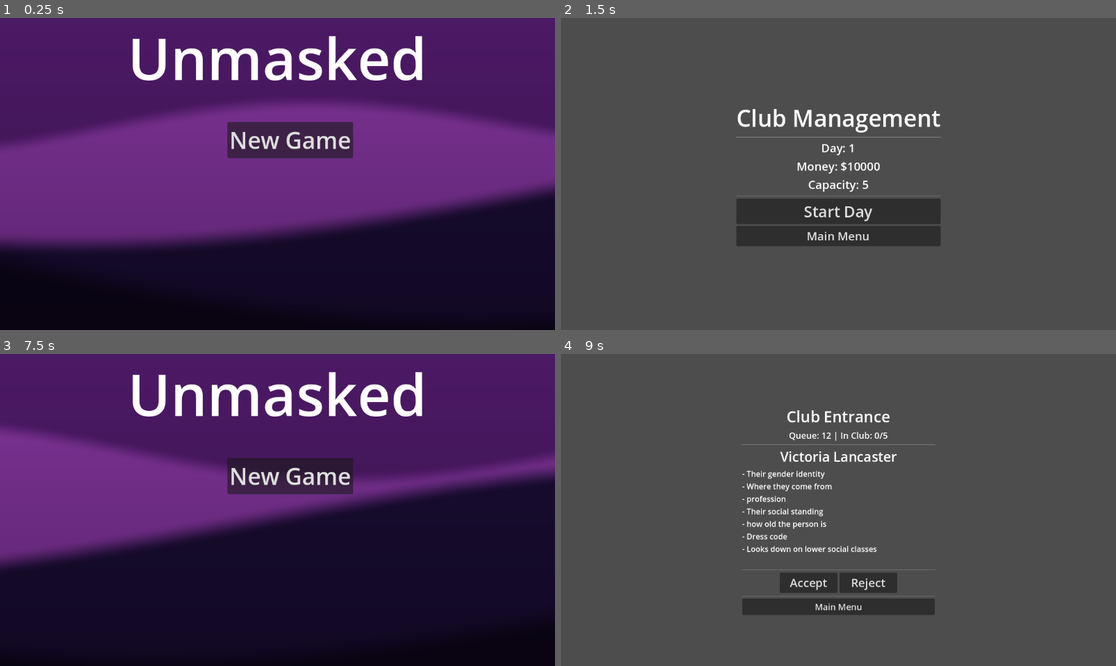
Above: before the commit, frames 1-4 (two rows, left to right).
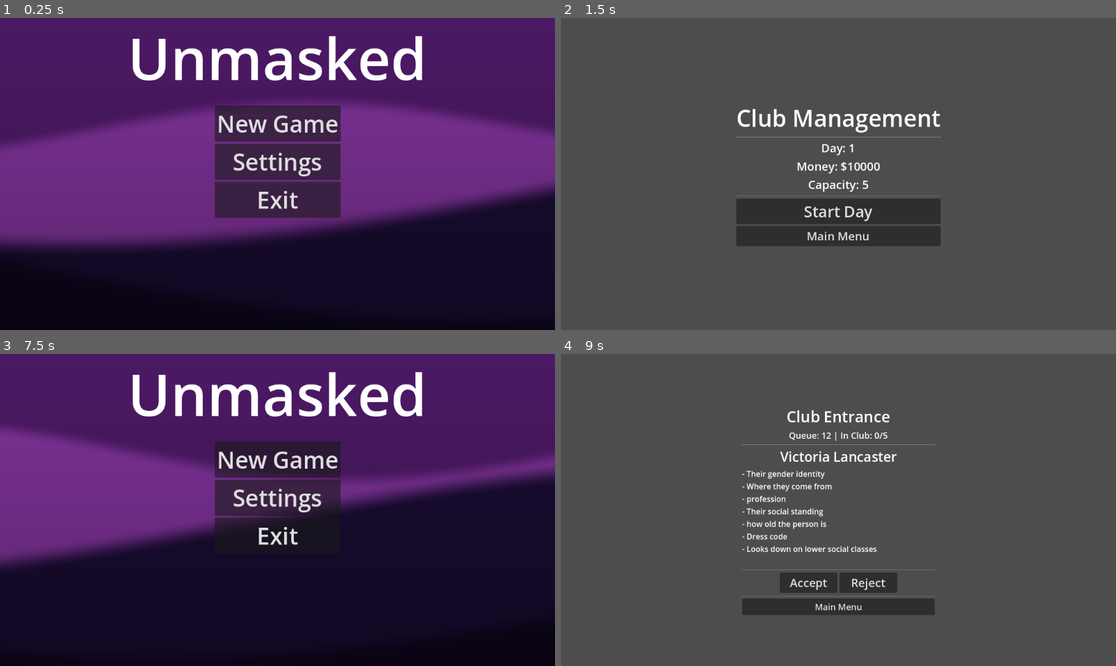
Above: after the commit, the same moments.

Repository: nunu-ai/ggj-2026-unmasked
Game: Godot game, scene res://scenes/main_menu.tscn
Two runs of this game, one before a commit and one after it. Both use one fixed random seed, a clock stepped at 60 frames per second and the inputs below.
Inputs (mouse positions are in pixels of both pictures, inside the frame that each line leads up to):
- Up to frame 1 (0.25 s): no input
- Up to frame 2 (1.5 s): click (838, 161) at 0.5 s, where only the run after the commit has a clickable "Settings"; click "New Game" at 1.25 s
- Up to frame 3 (7.5 s): click "Start Day" at 2 s; click "Accept" at 2.75 s; click "Accept" at 3.5 s; click "Reject" at 4.25 s; click "Reject" at 5 s; click "Accept" at 5.75 s; click "Reject" at 6.5 s; click "Main Menu" at 7.25 s
- Up to frame 4 (9 s): click "New Game" at 8 s; click "Start Day" at 8.75 s

The runs differ from the first frame. In frame 1, 6.8% of the frame differs, in the area x 38-64%, y 28-65%; in frame 2, nothing differs; in frame 3, 4.6%; in frame 4, nothing differs.

Commit message:
main menu positioning

Diff:
--- a/scenes/main_menu.tscn
+++ b/scenes/main_menu.tscn
@@ -29,29 +29,57 @@
 
 [node name="RichTextLabel" type="RichTextLabel" parent="."]
 layout_mode = 0
+[node name="MainMenuVBox" type="VBoxContainer" parent="."]
+layout_mode = 1
+anchors_preset = 15
 anchor_right = 1.0
+anchor_bottom = 1.0
 grow_horizontal = 2
-theme_override_font_sizes/normal_font_size = 120
-text = "Unmasked"
-fit_content = true
-horizontal_alignment = 1
+grow_vertical = 2
+theme_override_constants/separation = 30
 
 [node name="VBoxContainer" type="VBoxContainer" parent="."]
-layout_mode = 0
-offset_left = 472.0
-offset_top = 216.0
-offset_right = 733.0
-offset_bottom = 398.0
+layout_direction = 1
+layout_mode = 1
+anchors_preset = -1
+anchor_left = 0.5
+anchor_right = 0.5
+offset_top = 182.0
+grow_horizontal = 2
+size_flags_horizontal = 4
 
 [node name="ContinueButton" type="Button" parent="VBoxContainer"]
+custom_minimum_size = Vector2(0, 75)
 layout_mode = 2
 theme_override_font_sizes/font_size = 48
 text = "Continue"
 
 [node name="NewGameButton" type="Button" parent="VBoxContainer"]
+custom_minimum_size = Vector2(0, 75)
 layout_mode = 2
 theme_override_font_sizes/font_size = 48
 text = "New Game"
 
 [connection signal="pressed" from="VBoxContainer/ContinueButton" to="." method="_on_continue_button_pressed"]
 [connection signal="pressed" from="VBoxContainer/NewGameButton" to="." method="_on_new_game_button_pressed"]
+[node name="Settings" type="Button" parent="VBoxContainer"]
+custom_minimum_size = Vector2(0, 75)
+layout_mode = 2
+theme_override_font_sizes/font_size = 48
+text = "Settings"
+
+[node name="Exit" type="Button" parent="VBoxContainer"]
+custom_minimum_size = Vector2(0, 75)
+layout_mode = 2
+theme_override_font_sizes/font_size = 48
+text = "Exit
+"
+
+[node name="Title" type="RichTextLabel" parent="."]
+layout_mode = 0
+offset_right = 1152.0
+offset_bottom = 165.0
+theme_override_font_sizes/normal_font_size = 120
+text = "Unmasked"
+fit_content = true
+horizontal_alignment = 1
